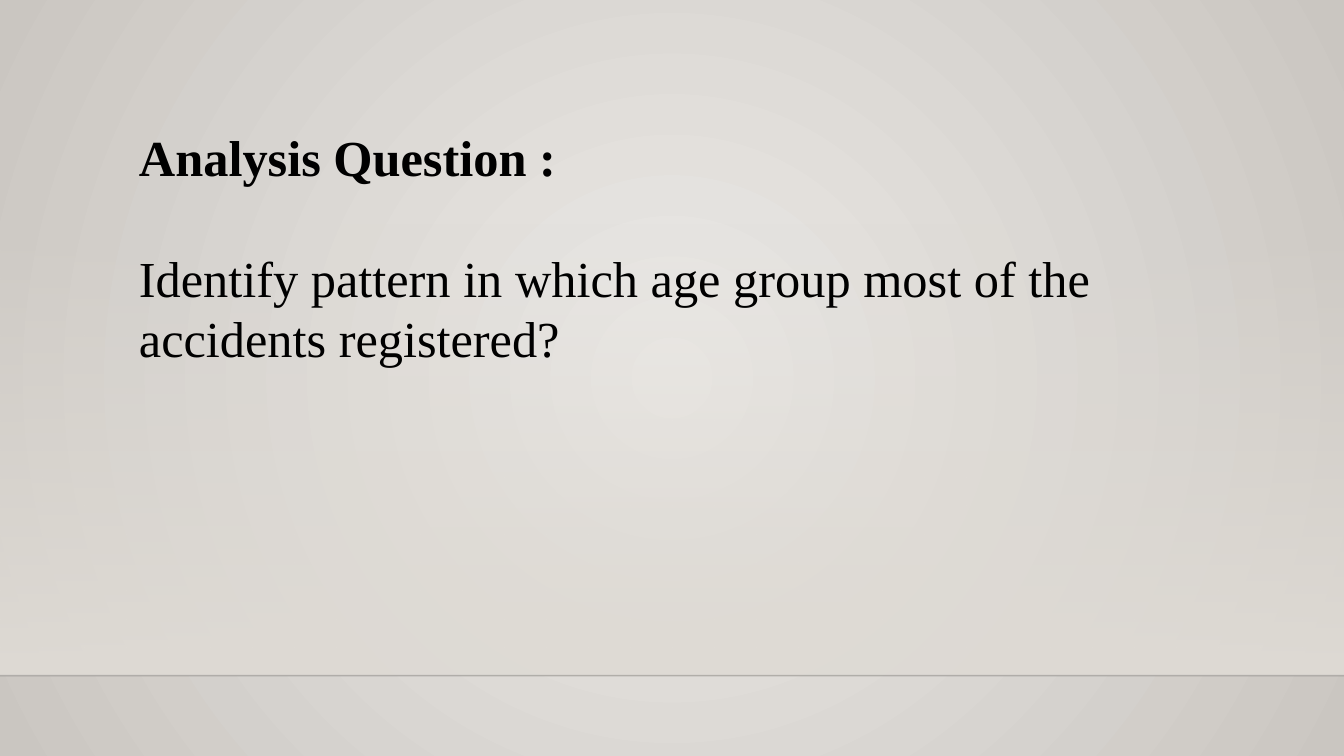
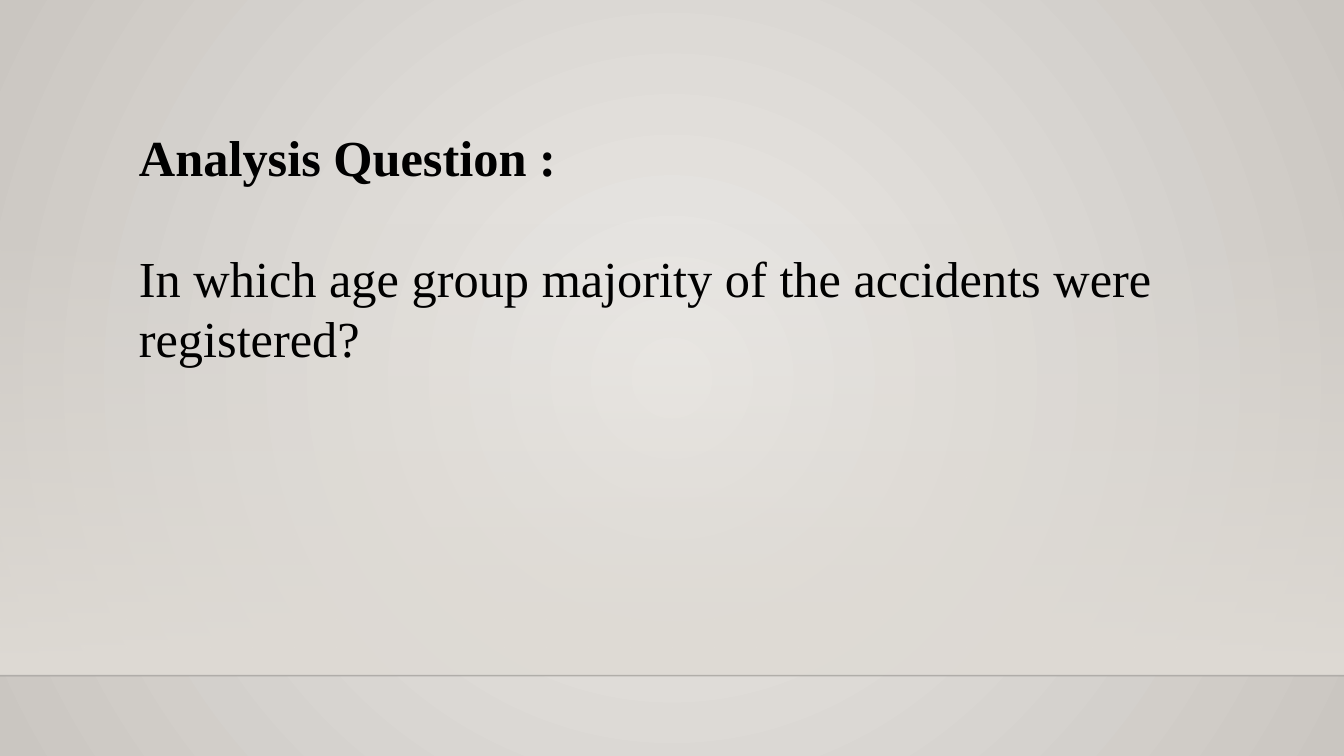
Before and after one commit to rajgabani/DAB-103-006-001, a slide deck: slide 15 of Project.pptx (slide 43 before the commit). Drawn at 1344x756 pixels with LibreOffice and Linux fonts; fonts in the diff are those of the drawing; background and template pictures are left out. Boxes give left, top, right and bottom in pixels: in the first picture for what was removed or moved away, otherwise in the second. Text is boxed around its words. In the diff, an @@ line names an element or a change of style, - is before the commit and + after.

```diff
--- a/Project.pptx
+++ b/Project.pptx
@@ text at box(139, 261, 1151, 368): text changed @@
-Identify pattern in which age group most of the accidents registered?
+In which age group majority of the accidents were registered?
```
Also in this commit, not shown: 18 other slides changed, 4 slides added, 38 slides removed, 2 other files.
